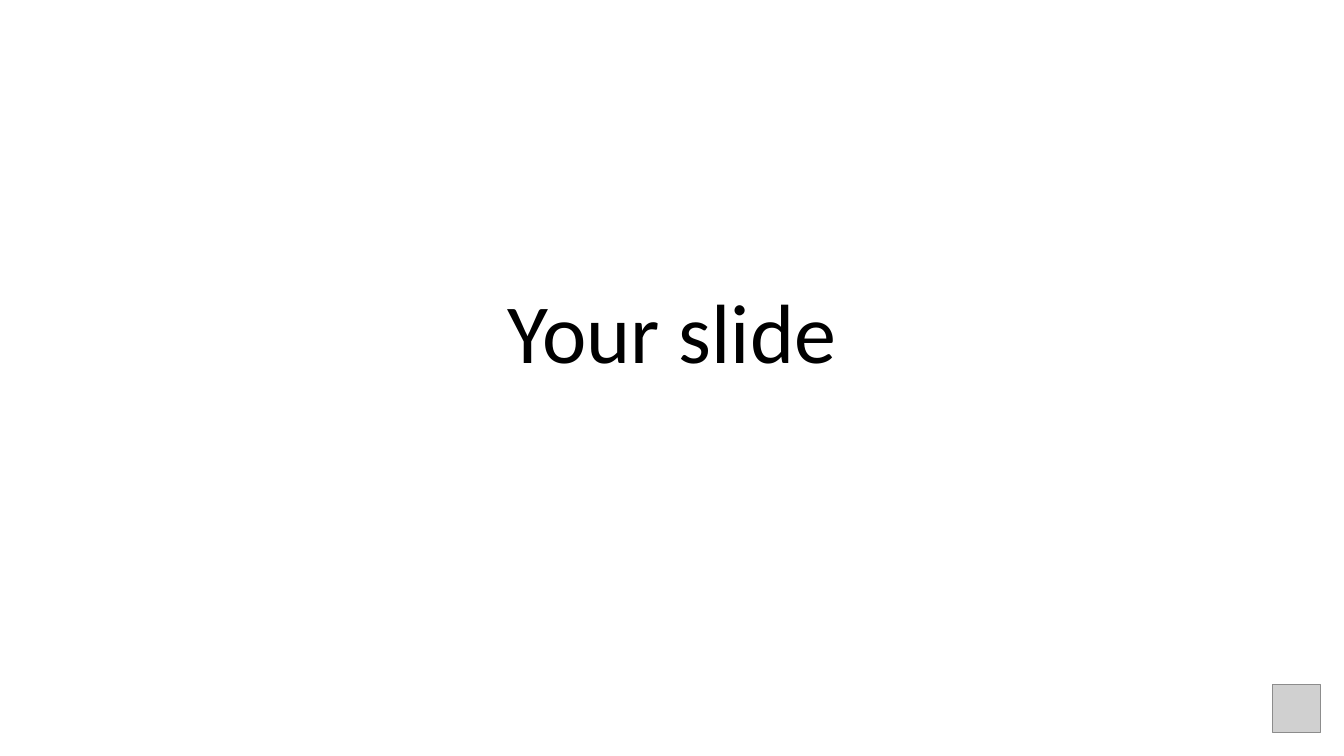
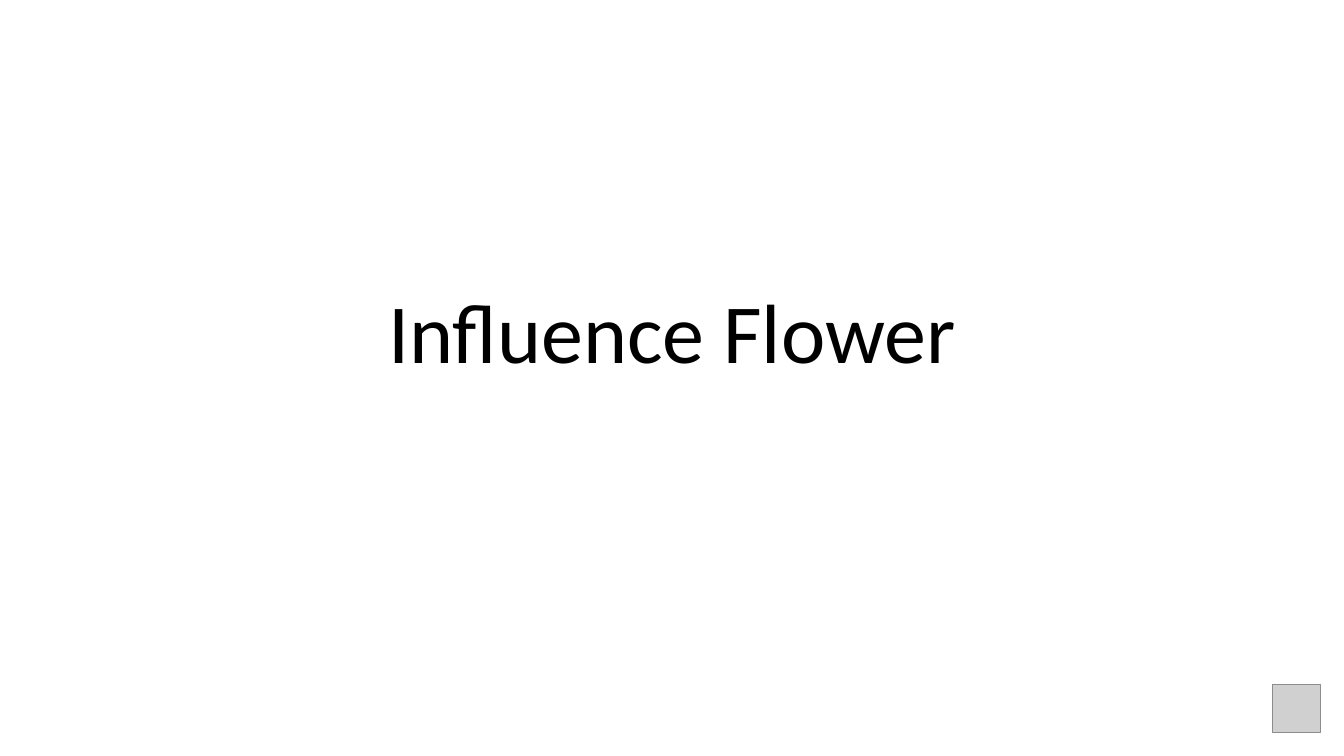
Before and after one commit to YLeni/YLeni.github.io, a slide deck: slide 1 of pre-exp-file/Name-SID.pptx. Drawn at 1344x756 pixels with LibreOffice and Linux fonts; fonts in the diff are those of the drawing; grey boxes stand for pictures. Boxes give left, top, right and bottom in pixels: in the first picture for what was removed or moved away, otherwise in the second. Text is boxed around its words. In the diff, an @@ line names an element or a change of style, - is before the commit and + after.

```diff
--- a/pre-exp-file/Name-SID.pptx
+++ b/pre-exp-file/Name-SID.pptx
@@ title at box(388, 304, 955, 364): text changed @@
-Your slide
+Influence Flower
```
Also in this commit, not shown: 1 other slide changed, 2 other files.
